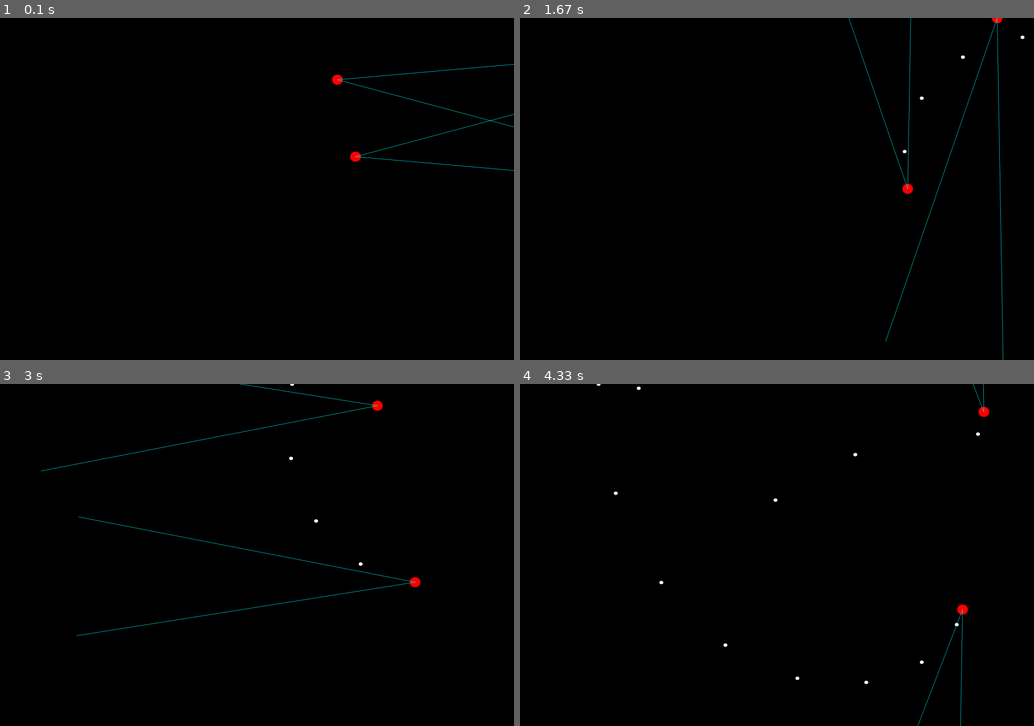
Above: before the commit, frames 1-4 (two rows, left to right).
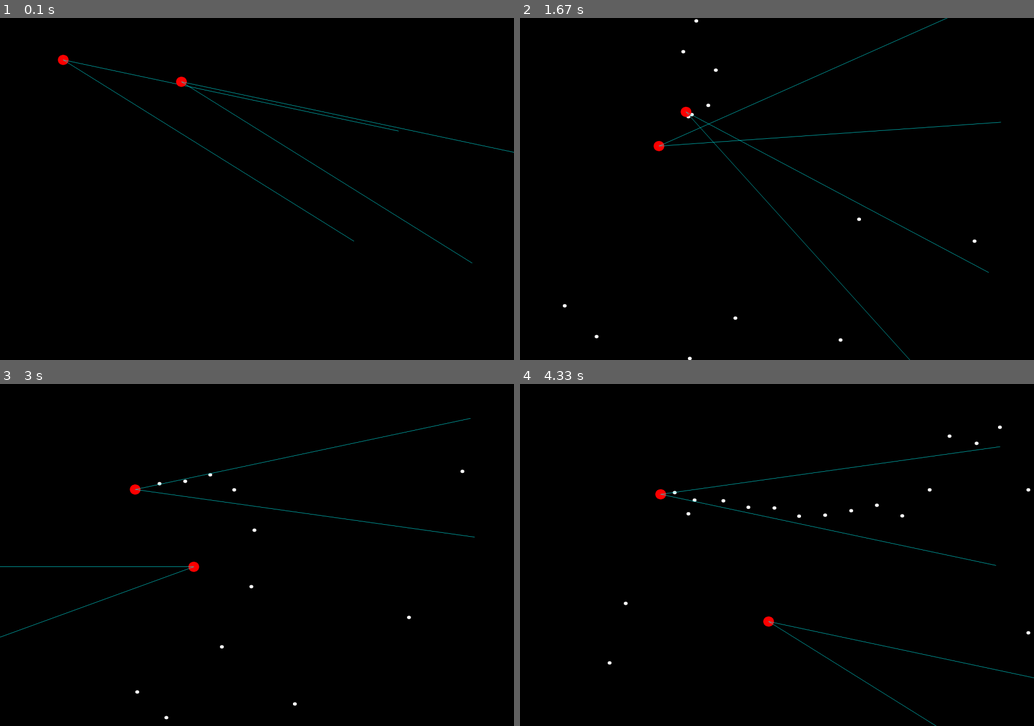
Above: after the commit, the same moments.

Repository: sattfatt/Simple-AI
Game: pygame game, started from pygame1/test.py
Two runs of this game, one before a commit and one after it. Both use one fixed random seed, a clock stepped at 60 frames per second and the inputs below.
Inputs (mouse positions are in pixels of both pictures, inside the frame that each line leads up to):
- Up to frame 1 (0.1 s): no input
- Up to frame 2 (1.67 s): hold D 0.33-0.8 s; hold W 0.83-1.13 s; hold D 1.17-1.63 s
- Up to frame 3 (3 s): hold A 1.67-2.2 s; hold S 2.23-2.53 s; hold A 2.57-2.97 s
- Up to frame 4 (4.33 s): hold W 3-3.37 s; tap Space at 3.07, 3.47, 3.77, 4.13 s; hold D 3.4-4.03 s; move the mouse to (617, 637) at 3.43 s; hold S from 4.07 s (still down); move the mouse to (967, 674) at 4.1 s

The runs differ from the first frame. In frame 1, 1.2% of the frame differs, in the area x 11-100%, y 10-72%; in frame 2, 1.5%, in the area x 8-99%, y 0-100%; in frame 3, 1.4%; in frame 4, 1.2%.

Commit message:
added breed function

Diff:
--- a/pygame1/test.py
+++ b/pygame1/test.py
@@ -7,8 +7,10 @@
 # main
 PROJECTILEINTERVAL = 15
 
-MAXDISPX = 1500#1024
-MAXDISPY = 1000#768
+MAXNEURONSPERLAYER = 100
+
+MAXDISPX = 1500  # 1024
+MAXDISPY = 1000  # 768
 
 MINRANDPARM = -10000
 MAXRANDPARM = 10000
@@ -21,9 +23,8 @@
 
 pygame.display.set_caption('Animation')
 
-FPS = 60
+FPS = 120
 fpsClock = pygame.time.Clock()
-
 
 # ------------- #
 #     events    #
@@ -34,9 +35,9 @@
 MOVEUP = 119
 MOVEDOWN = 115
 MAXHEALTH = 100
-MOVESPEED = 6
-PROJVEL = 10
-
+MOVESPEED = 1
+PROJVEL = 5
+MAXSPINRATE = 2
 # ------------- #
 #     colors    #
 # ------------- #
@@ -85,6 +86,8 @@
 
         self.pos = np.asarray(pos)
 
+        self.detectEnemy = False
+
         self.truepos = self.pos.astype(float)
 
         self.dir = dir
@@ -119,11 +122,11 @@
 
     def updatePos(self, dpos):
 
-        pos = np.round(self.truepos + dpos).astype(int)
+        pos = np.round(self.truepos + (dpos[0] * MOVESPEED, dpos[1] * MOVESPEED)).astype(int)
 
         if DISPLAYRECT.collidepoint(pos[0], pos[1]):
             self.pos = pos
-            self.truepos += dpos
+            self.truepos += (dpos[0] * MOVESPEED, dpos[1] * MOVESPEED)
             # pygame.gfxdraw.filled_circle(self.SURFACE, pos[0], pos[1], self.size, self.color)
 
     def updateProjectile(self):
@@ -144,8 +147,8 @@
                          self.wedgeMag * math.sin(pov / 2 + dir) + self.pos[1])
         endpointlower = (self.wedgeMag * math.cos(-(pov / 2) + dir) + self.pos[0],
                          self.wedgeMag * math.sin(-(pov / 2) + dir) + self.pos[1])
-        pygame.draw.aaline(DISPLAYSURF, CYAN, self.pos, (endpointupper[0], endpointupper[1]),1)
-        pygame.draw.aaline(DISPLAYSURF, CYAN, self.pos, (endpointlower[0], endpointlower[1]),1)
+        pygame.draw.aaline(DISPLAYSURF, CYAN, self.pos, (endpointupper[0], endpointupper[1]), 1)
+        pygame.draw.aaline(DISPLAYSURF, CYAN, self.pos, (endpointlower[0], endpointlower[1]), 1)
 
     def updateHitbox(self):
         self.hitbox = pygame.Rect(self.pos[0] - self.size, self.pos[1] - self.size, self.size * 2, self.size * 2)
@@ -169,10 +172,14 @@
 
         relativepos = projectile.pos - self.pos
         argument = math.atan2(relativepos[1], relativepos[0])
-        arg = math.degrees(argument) + (360*math.floor(self.dir/360))
-        #print(arg)
-        if (self.dir + self.pov/2) >= arg >= (self.dir - self.pov/2) and projectile.owner != self.owner:
+        arg = math.degrees(argument) + (360 * math.floor(self.dir / 360))
+        # print(arg)
+        if (self.dir + self.pov / 2) >= arg >= (self.dir - self.pov / 2) and projectile.owner != self.owner:
+            self.detectEnemy = True
             return True
+        else:
+            self.detectEnemy = False
+            return False
 
     def control(self, controlframe):
         ''' Based on the control frame input, the entity will be moved and/or rotated '''
@@ -181,11 +188,10 @@
 
     def state(self):
 
-        return (joe.pos[0],joe.pos[1],joe.dir,counter)
+        return (self.pos[0], self.pos[1], self.dir, self.detectEnemy, self.health)
 
 
 class ControlFrame:
-
     def __init__(self, id):
         self.deltaHeading = 0
         self.deltaDirection = (0, 0)
@@ -202,15 +208,16 @@
 
 class NN(ControlFrame):
     ''' NN with weights chosen by GA'''
+
     def __init__(self, owner):
         ControlFrame.__init__(self, owner)
         # initialize weights and biases with gaussian N(0,1) random values
-        self.w1 = np.array(np.random.randint(MINRANDPARM,MAXRANDPARM,(3,4)))
-        self.b1 = np.array(np.random.randint(MINRANDPARM,MAXRANDPARM,(3,)))
-        self.w2 = np.array(np.random.randint(MINRANDPARM,MAXRANDPARM,(3,3)))
-        self.b2 = np.array(np.random.randint(MINRANDPARM,MAXRANDPARM,(3,)))
-        self.w3 = np.array(np.random.randint(MINRANDPARM,MAXRANDPARM,(4,3)))
-        self.b3 = np.array(np.random.randint(MINRANDPARM,MAXRANDPARM,(4,)))
+        self.w1 = np.array(np.random.randint(MINRANDPARM, MAXRANDPARM, (MAXNEURONSPERLAYER, 5)))
+        self.b1 = np.array(np.random.randint(MINRANDPARM, MAXRANDPARM, (MAXNEURONSPERLAYER,)))
+        self.w2 = np.array(np.random.randint(MINRANDPARM, MAXRANDPARM, (MAXNEURONSPERLAYER, MAXNEURONSPERLAYER)))
+        self.b2 = np.array(np.random.randint(MINRANDPARM, MAXRANDPARM, (MAXNEURONSPERLAYER,)))
+        self.w3 = np.array(np.random.randint(MINRANDPARM, MAXRANDPARM, (5, MAXNEURONSPERLAYER)))
+        self.b3 = np.array(np.random.randint(MINRANDPARM, MAXRANDPARM, (5,)))
 
     def out(self, input):
         # output
@@ -228,43 +235,98 @@
         preIndicator = (self.w3 @ layer2Out) + self.b3
 
         finalLayerOut = (np.tanh(preIndicator[0]),
-                                 np.tanh(preIndicator[1]),
-                                 np.tanh(preIndicator[2]),
-                                 np.piecewise(preIndicator[3], [preIndicator[3] < 0, preIndicator[3] >= 0], [0, 1]))
+                         np.tanh(preIndicator[1]),
+                         np.tanh(preIndicator[2]),
+                         np.piecewise(preIndicator[3], [preIndicator[3] < 0, preIndicator[3] >= 0], [0, 1]))
 
         ControlFrame.deltaDirection = (finalLayerOut[0], finalLayerOut[1])
-        ControlFrame.deltaHeading = finalLayerOut[2]
+        ControlFrame.deltaHeading = finalLayerOut[2] * MAXSPINRATE
         ControlFrame.fire = finalLayerOut[3]
 
         return ControlFrame
 
-    def updateWeights(self, weights):
+    def updateWeights(self):
         pass
 
 
-
+def breed(NN1, NN2, owner):
+    '''Takes in two NN's and outputs a child with randomly chosen Neuron weight clusters from both'''
+    baby = NN(owner)
+
+    for row in range(MAXNEURONSPERLAYER):
+        choice = np.random.binomial(1, 0.5)
+        if choice:
+            baby.w1[row, :] = NN1.w1[np.random.randint(0, MAXNEURONSPERLAYER), :]
+            # yes may get same weights for multiple neurons....
+        else:
+            baby.w1[row, :] = NN2.w1[np.random.randint(0, MAXNEURONSPERLAYER), :]
+
+    for row in range(MAXNEURONSPERLAYER):
+        choice = np.random.binomial(1, 0.5)
+        if choice:
+            baby.w2[row, :] = NN1.w2[np.random.randint(0, MAXNEURONSPERLAYER), :]
+            # yes may get same weights for multiple neurons....
+        else:
+            baby.w2[row, :] = NN2.w2[np.random.randint(0, MAXNEURONSPERLAYER), :]
+
+    for row in range(5):
+        choice = np.random.binomial(1, 0.5)
+        if choice:
+            baby.w3[row, :] = NN1.w3[np.random.randint(0, 5), :]
+            # yes may get same weights for multiple neurons....
+        else:
+            baby.w3[row, :] = NN2.w3[np.random.randint(0, 5), :]
+
+    for weight in range(MAXNEURONSPERLAYER):
+        choice = np.random.binomial(1, 0.5)
+        if choice:
+            baby.b1[weight] = NN1.b1[np.random.randint(0, MAXNEURONSPERLAYER)]
+        else:
+            baby.b1[weight] = NN2.b1[np.random.randint(0, MAXNEURONSPERLAYER)]
+
+    for weight in range(MAXNEURONSPERLAYER):
+        choice = np.random.binomial(1, 0.5)
+        if choice:
+            baby.b2[weight] = NN1.b2[np.random.randint(0, MAXNEURONSPERLAYER)]
+        else:
+            baby.b2[weight] = NN2.b2[np.random.randint(0, MAXNEURONSPERLAYER)]
+
+    for weight in range(5):
+        choice = np.random.binomial(1, 0.5)
+        if choice:
+            baby.b3[weight] = NN1.b3[np.random.randint(0, 5)]
+        else:
+            baby.b3[weight] = NN2.b3[np.random.randint(0, 5)]
+
+    return baby
 
 # ------------- #
 #      main     #
 # ------------- #
 
-NN1 = NN('bob')
-NN2 = NN('joe')
-
-bob = Entity((np.random.randint(1,MAXDISPX-1), np.random.randint(1,MAXDISPY-1)), 0, 15, RED, DISPLAYSURF, 'bob')
-joe = Entity((np.random.randint(1,MAXDISPX-1), np.random.randint(1,MAXDISPY-1)), 0, 15, RED, DISPLAYSURF, 'joe')
-#dan = Entity((500, 600), 0, 15, RED, DISPLAYSURF, 'dan')
-
-nets = [NN1, NN2]
+# create 10 random NNs for each AI
+
+NNlist1 = [NN('bob'), NN('bob'), NN('bob'), NN('bob'), NN('bob'), NN('bob'), NN('bob'), NN('bob'), NN('bob'), NN('bob')]
+
+NNlist2 = [NN('joe'), NN('joe'), NN('joe'), NN('joe'), NN('joe'), NN('joe'), NN('joe'), NN('joe'), NN('joe'), NN('joe')]
+
+bob = Entity((np.random.randint(1, MAXDISPX - 1), np.random.randint(1, MAXDISPY - 1)), 0, 15, RED, DISPLAYSURF, 'bob')
+joe = Entity((np.random.randint(1, MAXDISPX - 1), np.random.randint(1, MAXDISPY - 1)), 0, 15, RED, DISPLAYSURF, 'joe')
+
+
+#start with the first of 10 nets
+nets = [NNlist1[0], NNlist2[0]]
+
 
 projectiles = []
 
 entities = [bob, joe]
 
+testbaby = breed(NNlist1[0], NNlist2[0], 'bob')
+
 while True:
-    counter = 0
+
     DISPLAYSURF.fill(BLACK)
-
     # movement
     keys = pygame.key.get_pressed()
     if keys[K_a]:
@@ -307,40 +369,44 @@
         # print('Projectile(s) Present!')
 
         for proj in projectiles:
-
             proj.updateProjectile()
 
             proj.draw()
             # print(proj.pos)
-            for entity in entities:
-                proj.collisionDetection(entity)
-                temp = entity.inWedge(proj)
-                if temp:
-                    counter += 1
-                    #----DEBUG----#
-                    #print counter
-                    #print('checking: ' + entity.owner)
-                    #print(temp + '\'s projectile is in ' + entity.owner + '\'s FOV')
+            # for entity in entities:
+            #    proj.collisionDetection(entity)
+            #    temp = entity.inWedge(proj)
+            #    if temp:
+            #        counter += 1
+            # ----DEBUG----#
+            # print counter
+            # print('checking: ' + entity.owner)
+            # print(temp + '\'s projectile is in ' + entity.owner + '\'s FOV')
 
         # remove projectile from list if remove condition is met.
         projectiles[:] = [x for x in projectiles if removeCondition(x)]
 
-    # entity handling
-#    entities[0].dir = entities[0].getCursorAngle()
+        # entity handling
+    #    entities[0].dir = entities[0].getCursorAngle()
     if entities:
         for entity in entities:
             entity.draw()
             entity.drawWedge()
+            for players in entities:
+                if players != entity:
+                    if (entity.inWedge(players)):
+                        print(entity.owner + ' detects ' + players.owner)
+
             # create list of NNs for each entity
             nextmove = nets[entities.index(entity)].out(entity.state())
-            print(str(nextmove.deltaDirection) + " " + str(nextmove.deltaHeading) + " " + str(nextmove.fire))
+            # print(str(nextmove.deltaDirection) + " " + str(nextmove.deltaHeading) + " " + str(nextmove.fire))
             entity.control(nextmove)
             entity.projectileint += 1
             if nextmove.fire and entity.projectileint >= PROJECTILEINTERVAL:
                 entity.projectileint = 0
-                projectiles.append(Entity((entity.pos[0], entity.pos[1]), entity.dir, 5, WHITE, DISPLAYSURF, entity.owner))
+                projectiles.append(
+                    Entity((entity.pos[0], entity.pos[1]), entity.dir, 5, WHITE, DISPLAYSURF, entity.owner))
         entities[:] = [x for x in entities if not x.health == 0]
-
 
     pygame.display.update()
     fpsClock.tick(FPS)
